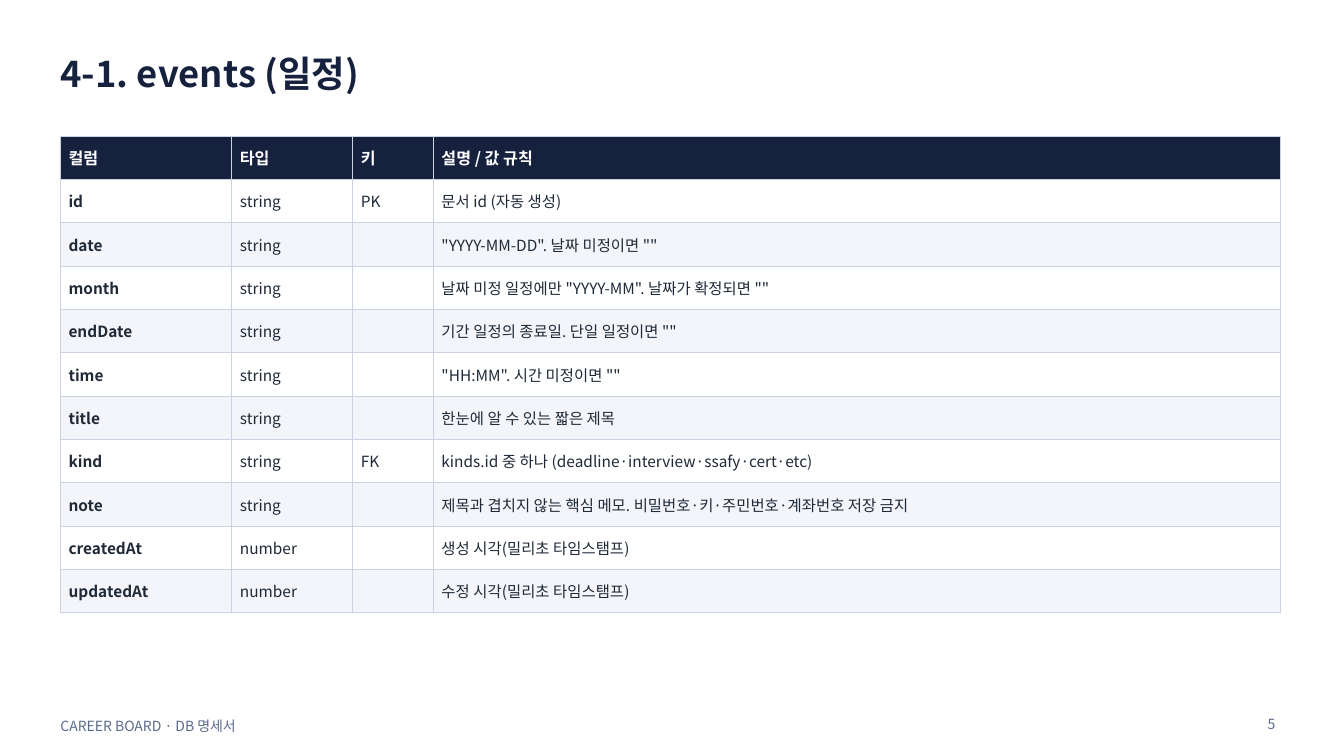
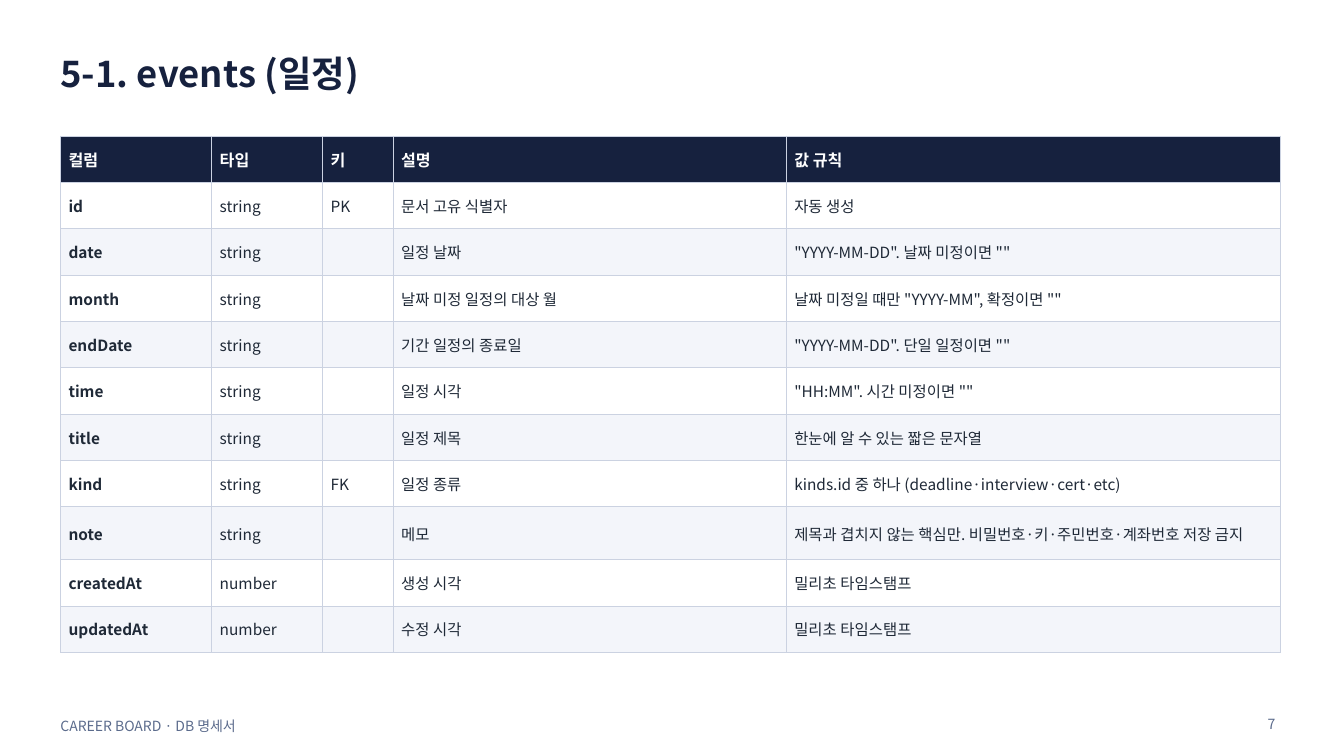
Before and after one commit to min-0o0/Career-Board, a slide deck: slide 7 of docs/db/career-board-db-spec.pptx (slide 5 before the commit). Drawn at 1344x756 pixels with LibreOffice and Linux fonts; fonts in the diff are those of the drawing. Boxes give left, top, right and bottom in pixels: in the first picture for what was removed or moved away, otherwise in the second. Text is boxed around its words. In the diff, an @@ line names an element or a change of style, - is before the commit and + after.

Commit message:
docs: DB 명세서 개정 (목차 추가, 수정 내역 1번 이동, 컬럼 설명·값 규칙 분리)

```diff
--- a/docs/db/career-board-db-spec.pptx
+++ b/docs/db/career-board-db-spec.pptx
@@ title at [60,56,359,94]: text changed @@
-4-1. events (일정)
+5-1. events (일정)
@@ table at [60,136,1280,643] @@
-column 4: 설명 / 값 규칙 | 문서 id (자동 생성) | "YYYY-MM-DD". 날짜 미정이면 "" | 날짜 미정 일정에만 "YYYY-MM". 날짜가 확정되면 "" | 기간 일정의 종료일. 단일 일정이면 "" | "HH:MM". 시간 미정이면 "" | 한눈에 알 수 있는 짧은 제목 | kinds.id 중 하나 (deadline·interview·ssafy·cert·etc) | 제목과 겹치지 않는 핵심 메모. 비밀번호·키·주민번호·계좌번호 저장 금지 | 생성 시각(밀리초 타임스탬프) | 수정 시각(밀리초 타임스탬프)
+column 4: 설명 | 문서 고유 식별자 | 일정 날짜 | 날짜 미정 일정의 대상 월 | 기간 일정의 종료일 | 일정 시각 | 일정 제목 | 일정 종류 | 메모 | 생성 시각 | 수정 시각
+column 5: 값 규칙 | 자동 생성 | "YYYY-MM-DD". 날짜 미정이면 "" | 날짜 미정일 때만 "YYYY-MM", 확정이면 "" | "YYYY-MM-DD". 단일 일정이면 "" | "HH:MM". 시간 미정이면 "" | 한눈에 알 수 있는 짧은 문자열 | kinds.id 중 하나 (deadline·interview·cert·etc) | 제목과 겹치지 않는 핵심만. 비밀번호·키·주민번호·계좌번호 저장 금지 | 밀리초 타임스탬프 | 밀리초 타임스탬프
@@ page number at [1268,718,1276,729]: text changed @@
-5
+7
```
Also in this commit, not shown: 11 other slides changed, 3 slides added.
